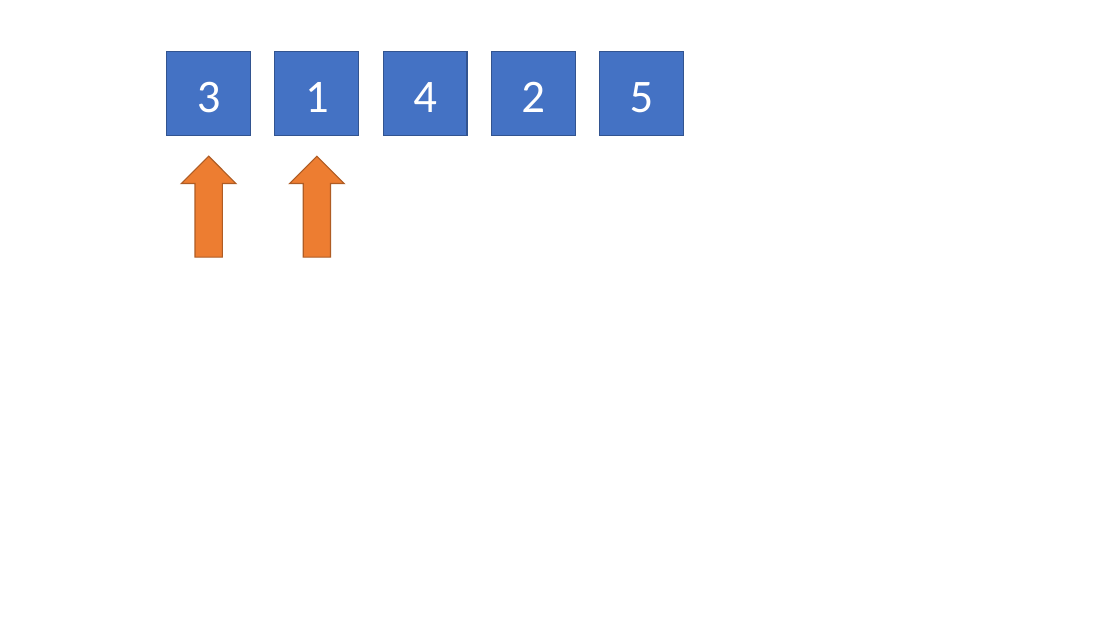
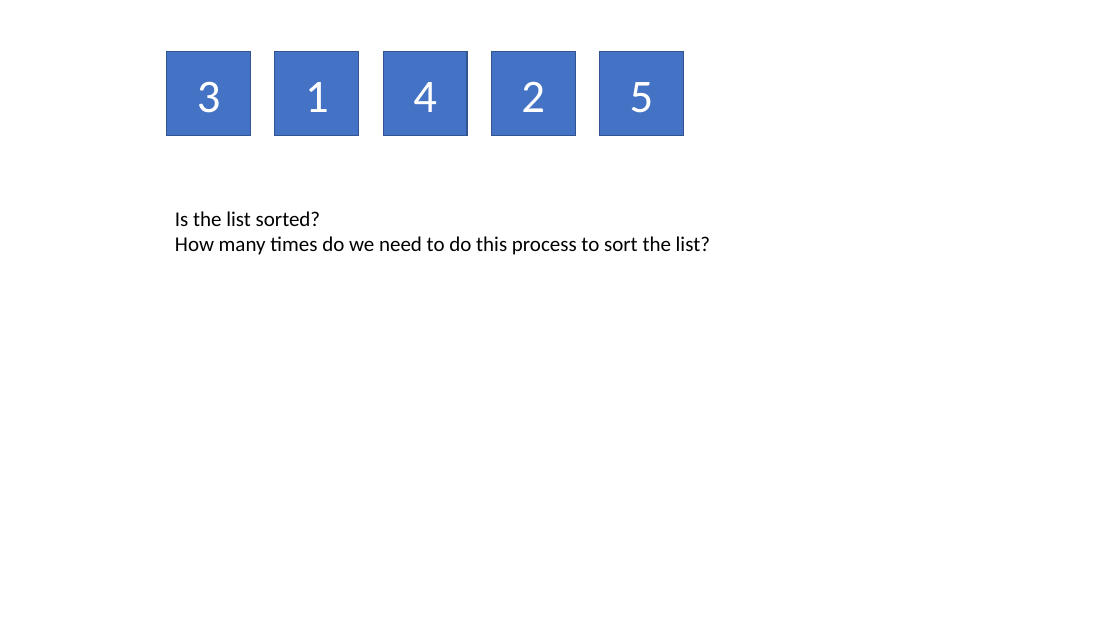
Before and after one commit to csci3320/fall2020, a slide deck: slide 6 of Bubble Sort In Action.pptx. Drawn at 1120x630 pixels with LibreOffice and Linux fonts; fonts in the diff are those of the drawing. Boxes give left, top, right and bottom in pixels: in the first picture for what was removed or moved away, otherwise in the second. Text is boxed around its words. In the diff, an @@ line names an element or a change of style, - is before the commit and + after.

Commit message:
More Bubble Sort

```diff
--- a/Bubble Sort In Action.pptx
+++ b/Bubble Sort In Action.pptx
@@ down arrow removed at (x1=181, y1=156, x2=236, y2=257) @@
@@ down arrow removed at (x1=290, y1=156, x2=344, y2=257) @@
@@ text added at (x1=175, y1=211, x2=710, y2=255), 18 pt, text #000000 @@
+Is the list sorted?
+How many times do we need to do this process to sort the list?
```
Also in this commit, not shown: 4 other slides changed, 7 slides added.
